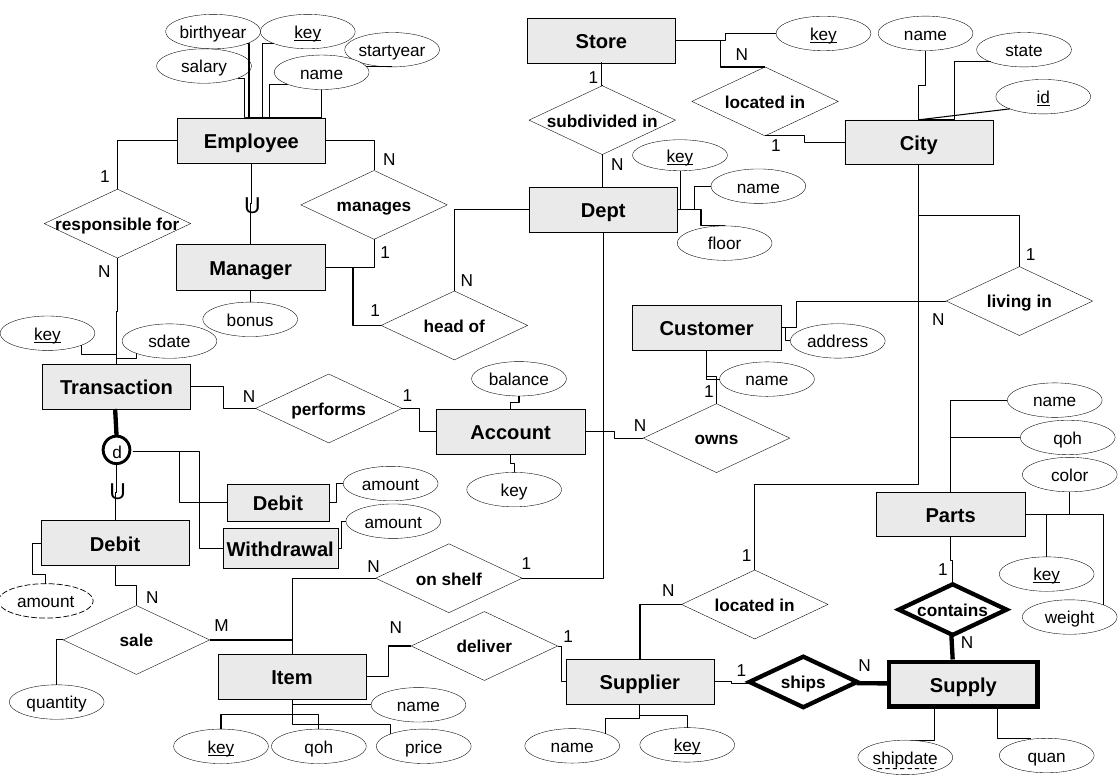
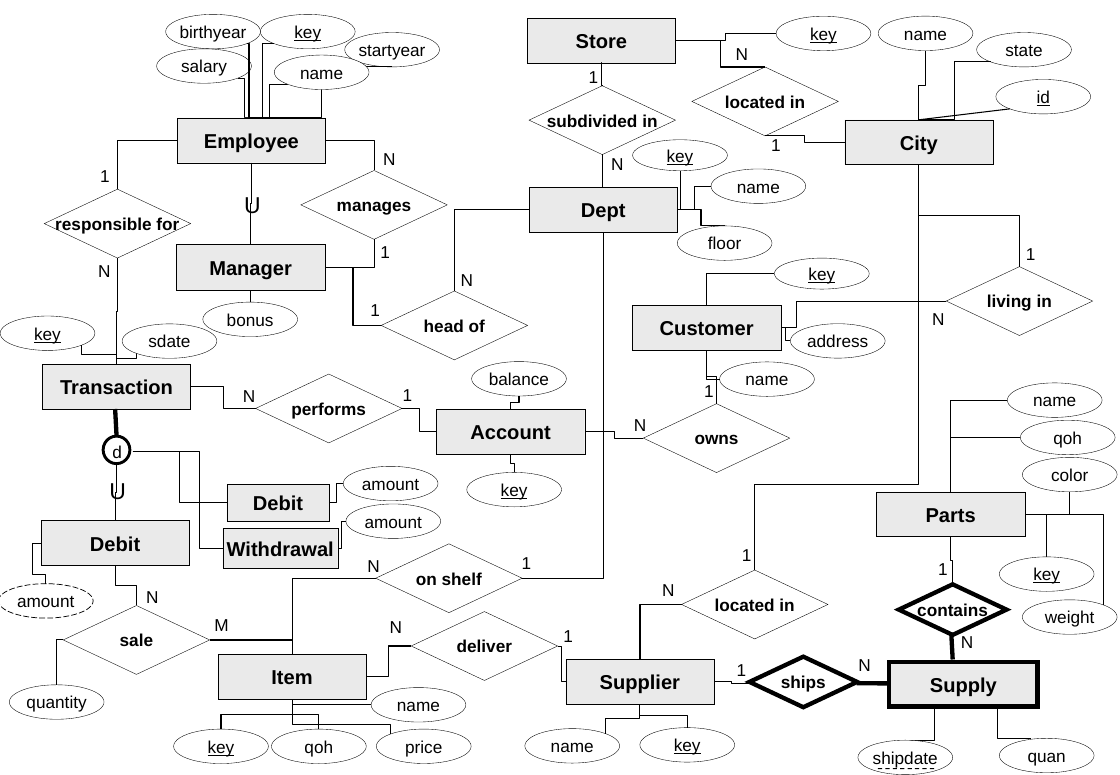
Before and after one commit to samiabutt/TDDD37, a slide deck: slide 1 of lab2/uppg12.pptx. Drawn at 1120x775 pixels with LibreOffice and Linux fonts; fonts in the diff are those of the drawing. Boxes give left, top, right and bottom in pixels: in the first picture for what was removed or moved away, otherwise in the second. Text is boxed around its words. In the diff, an @@ line names an element or a change of style, - is before the commit and + after.

Commit message:
Update

```diff
--- a/lab2/uppg12.pptx
+++ b/lab2/uppg12.pptx
@@ ellipse added at <box>774,258,869,289</box>, fill #FFFFFF, outline #000000 0.26 pt, 12 pt, text #000000, underline @@
+key
@@ elbow line added from (774, 274) to (707, 306), #000000 0.74 pt @@
@@ ellipse "key" at <box>467,472,562,506</box>: underline on @@
```
